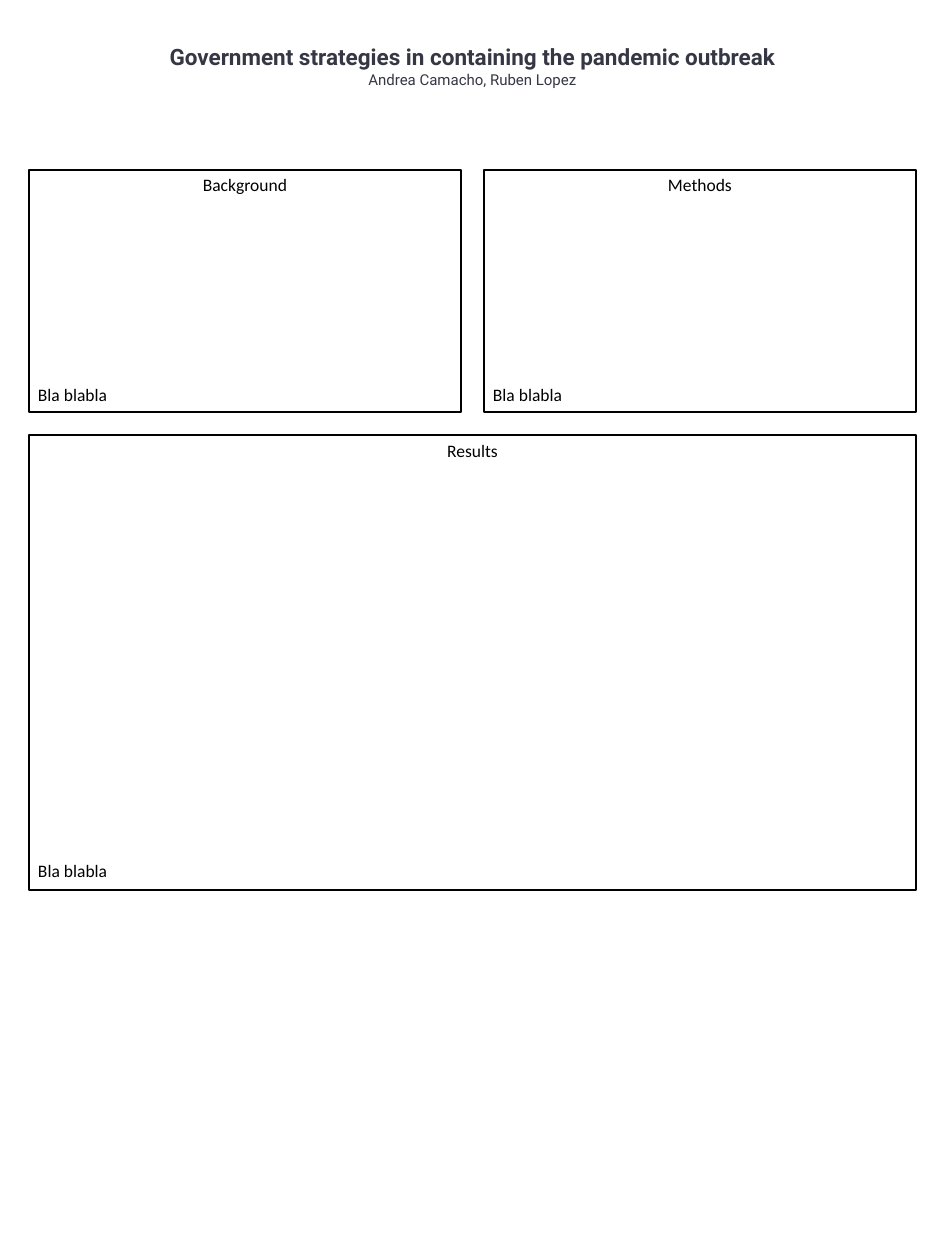
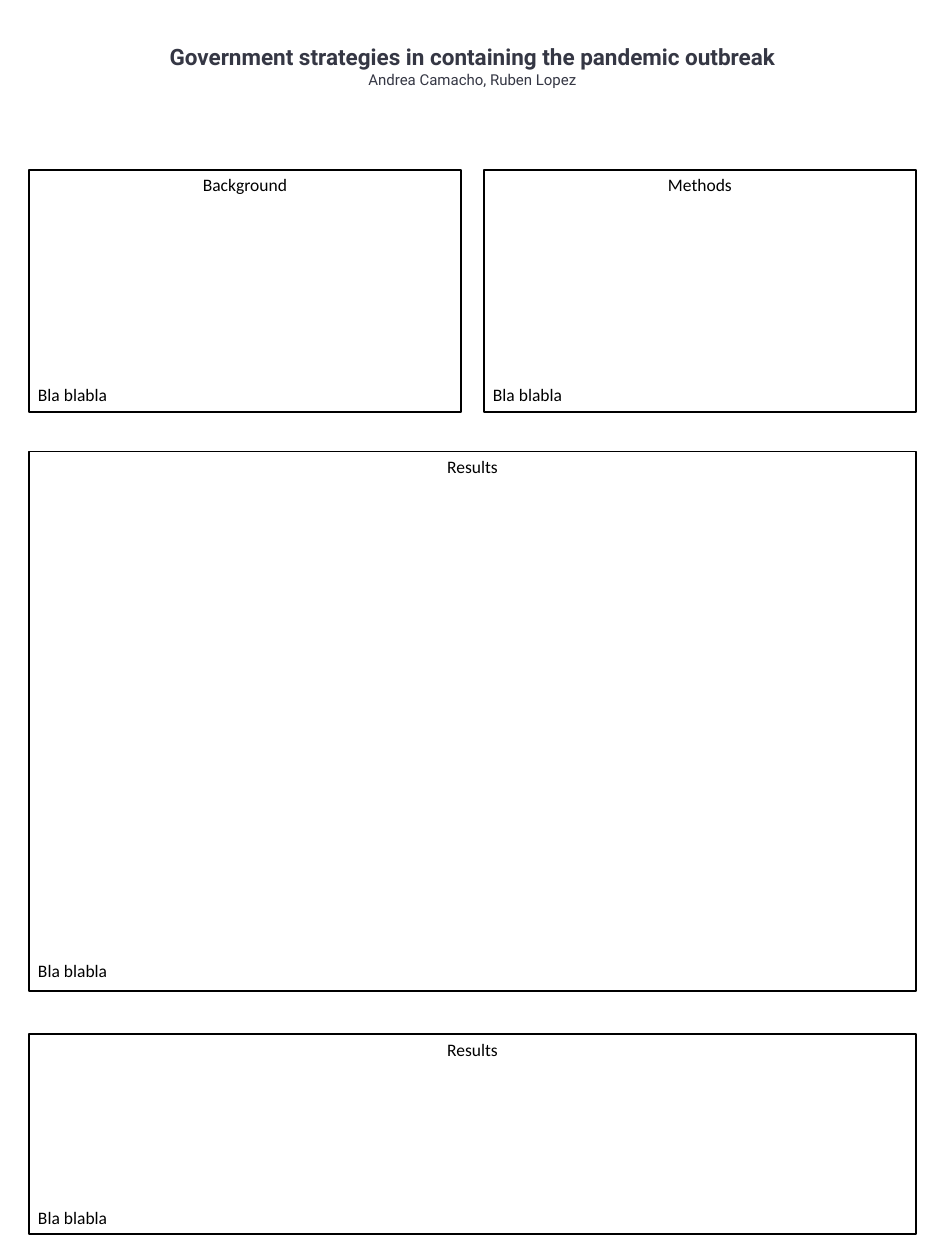
Before and after one commit to rjlopez2/ADS-_CAS_Bern_2020, a slide deck: slide 1 of Projects/M1 and M2/Project_poster.pptx. Drawn at 945x1260 pixels with LibreOffice and Linux fonts; fonts in the diff are those of the drawing. Boxes give left, top, right and bottom in pixels: in the first picture for what was removed or moved away, otherwise in the second. Text is boxed around its words. In the diff, an @@ line names an element or a change of style, - is before the commit and + after.

```diff
--- a/Projects/M1 and M2/Project_poster.pptx
+++ b/Projects/M1 and M2/Project_poster.pptx
@@ rectangle "Results": place and size @@
-rectangle "Results" at box(29, 436, 915, 890)
+rectangle "Results" at box(29, 452, 915, 991)
@@ rectangle added at box(29, 1034, 915, 1234), outline #000000 1.5 pt, 14 pt, text #000000 @@
+Results
+Bla blabla
```
Also in this commit, not shown: 3 other files.
